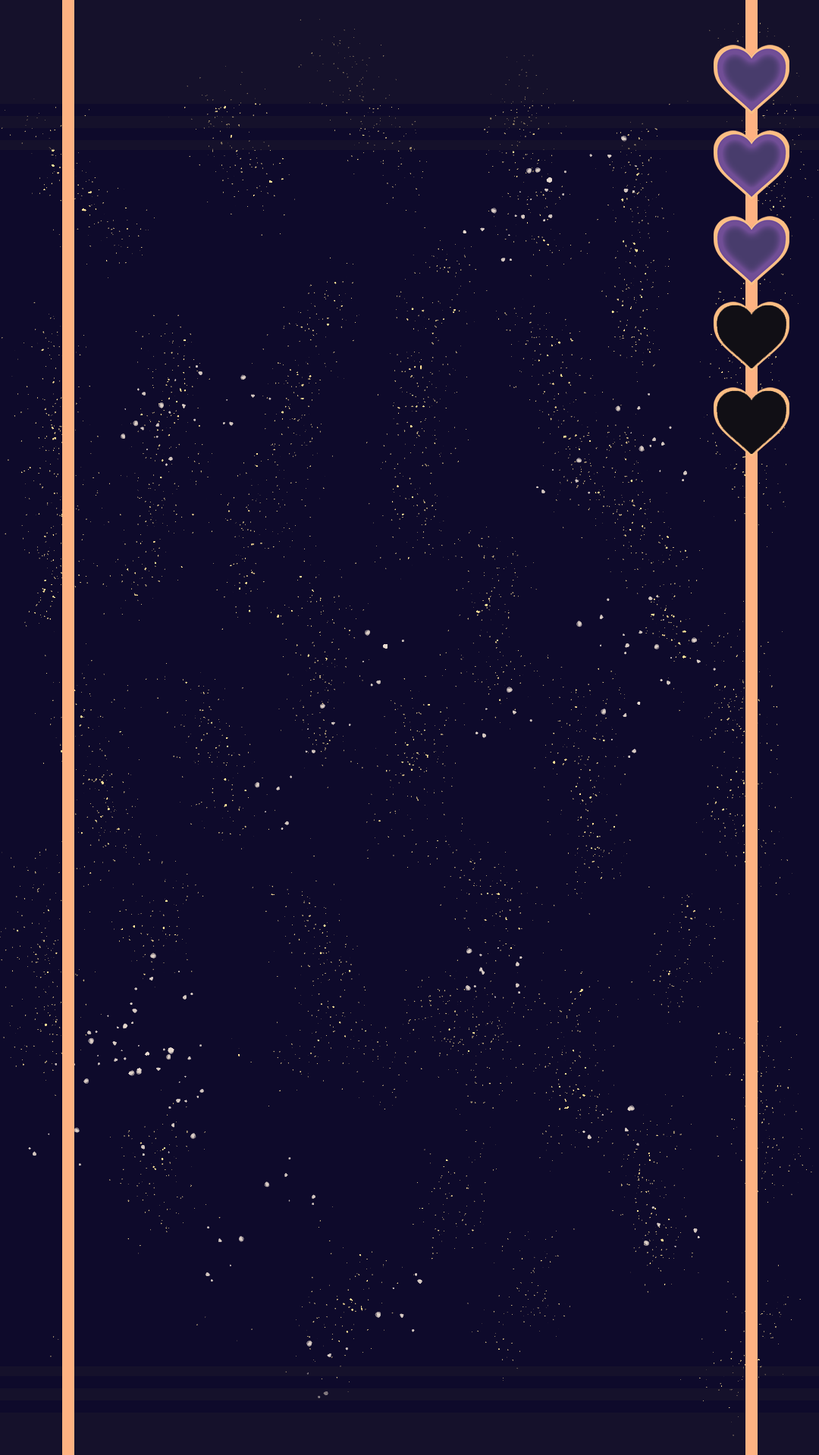
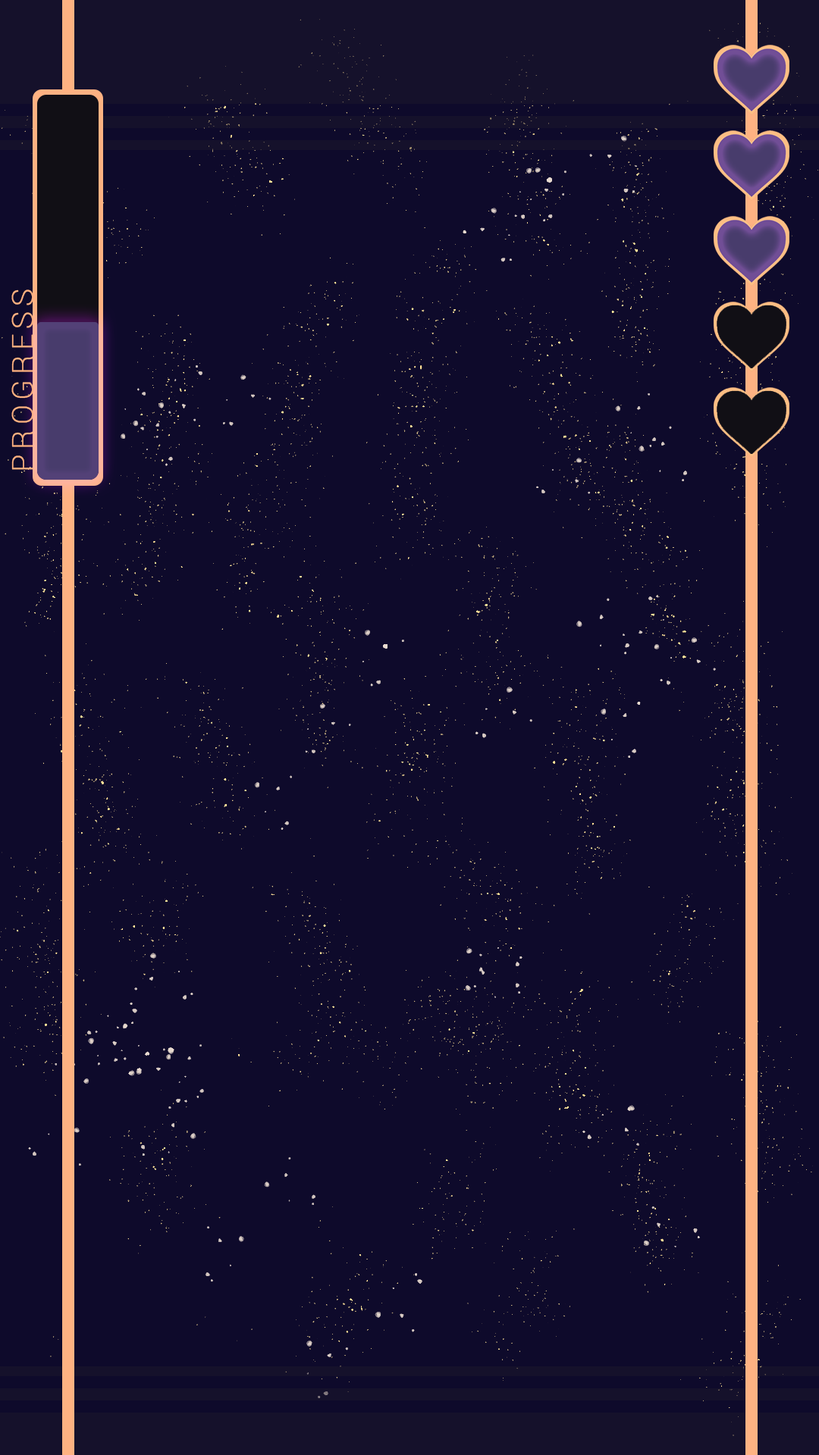
The second 819 × 1455 image is a revision of the first. Changes to its layers:
added layer "PROGRESS" above "Progress Bar Inner" over box(11, 289, 34, 470)
added layer "Progress Bar Inner" above "Progress Bar Outer" over box(37, 322, 99, 480)
added layer "Progress Bar Outer" above "Progress Bar Outline" over box(37, 94, 99, 480)
added layer "Progress Bar Outline" above "Layer 7" over box(32, 89, 104, 486)
